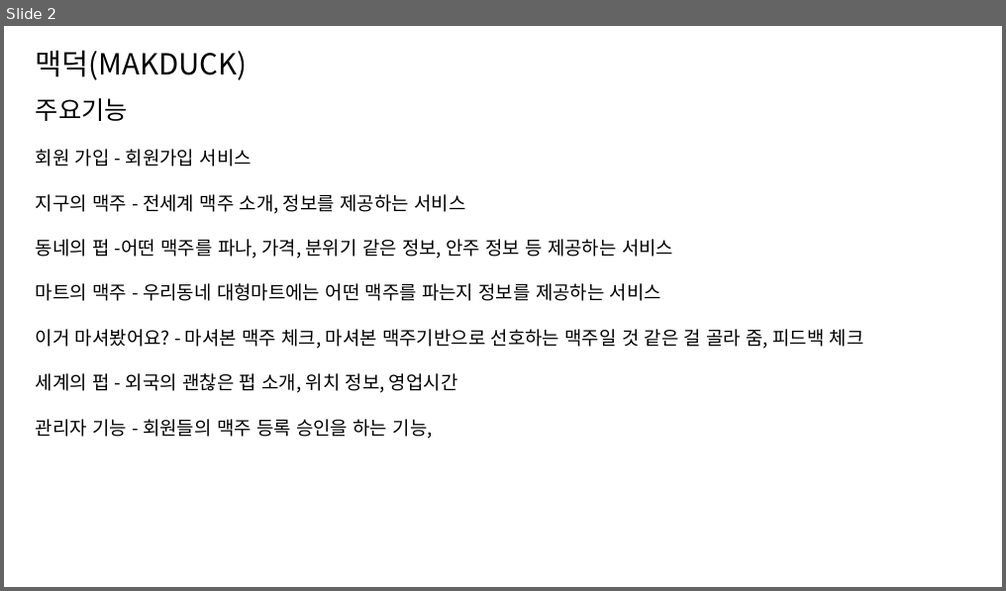
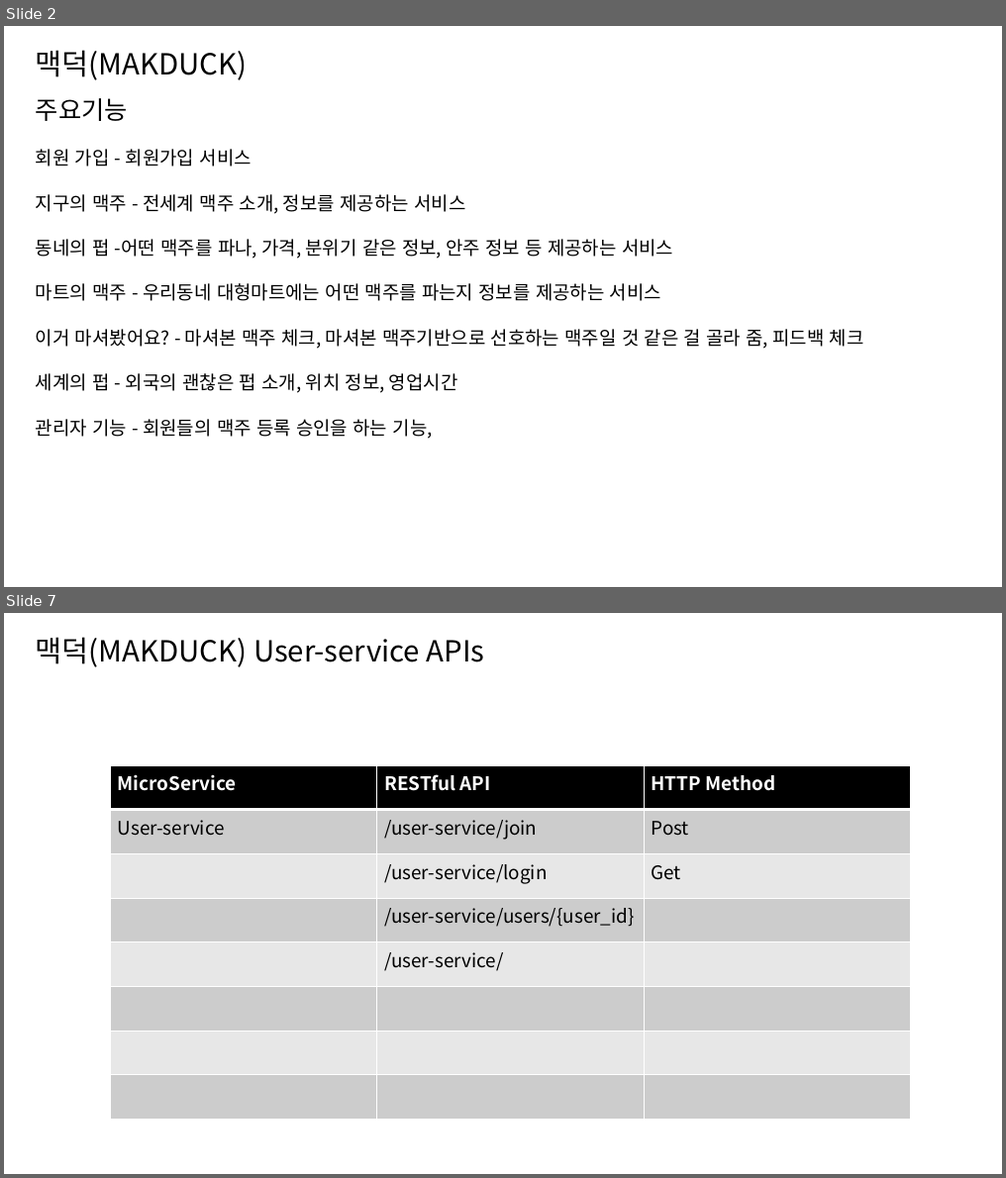
Before and after one commit to suleesulee/MAKDUCK, a slide deck: etc/MAKDUCK_suleesulee.pptx. Shown one above the other, each under a label of ours: slide 2 before the commit, slides 2 and 7 after it; the slides between them are not shown. The pictures are 1006x591 and 1006x1178 pixels, drawn with LibreOffice and Linux fonts; fonts in the diff are those of the drawing. Boxes give left, top, right and bottom in pixels: in the first picture for what was removed or moved away, otherwise in the second. Text is boxed around its words. In the diff, an @@ line names an element or a change of style, - is before the commit and + after.

```diff
--- a/etc/MAKDUCK_suleesulee.pptx
+++ b/etc/MAKDUCK_suleesulee.pptx
@@ slide 7 added at (4,613,1002,1174), background #FFFFFF @@
@@ text added at (36,637,485,667), 28 pt, text #000000 @@
+맥덕(MAKDUCK) User-service APIs
@@ table added at (110,765,910,1120), 8 rows, 3 columns @@
+MicroService | RESTful API | HTTP Method
+User-service | /user-service/join | Post
+ | /user-service/login | Get
+ | /user-service/users/{user_id} | 
+ | /user-service/ | 
+ |  | 
+ |  | 
+ |  | 
```
Also in this commit, not shown: 4 other slides added, 2 other files.
